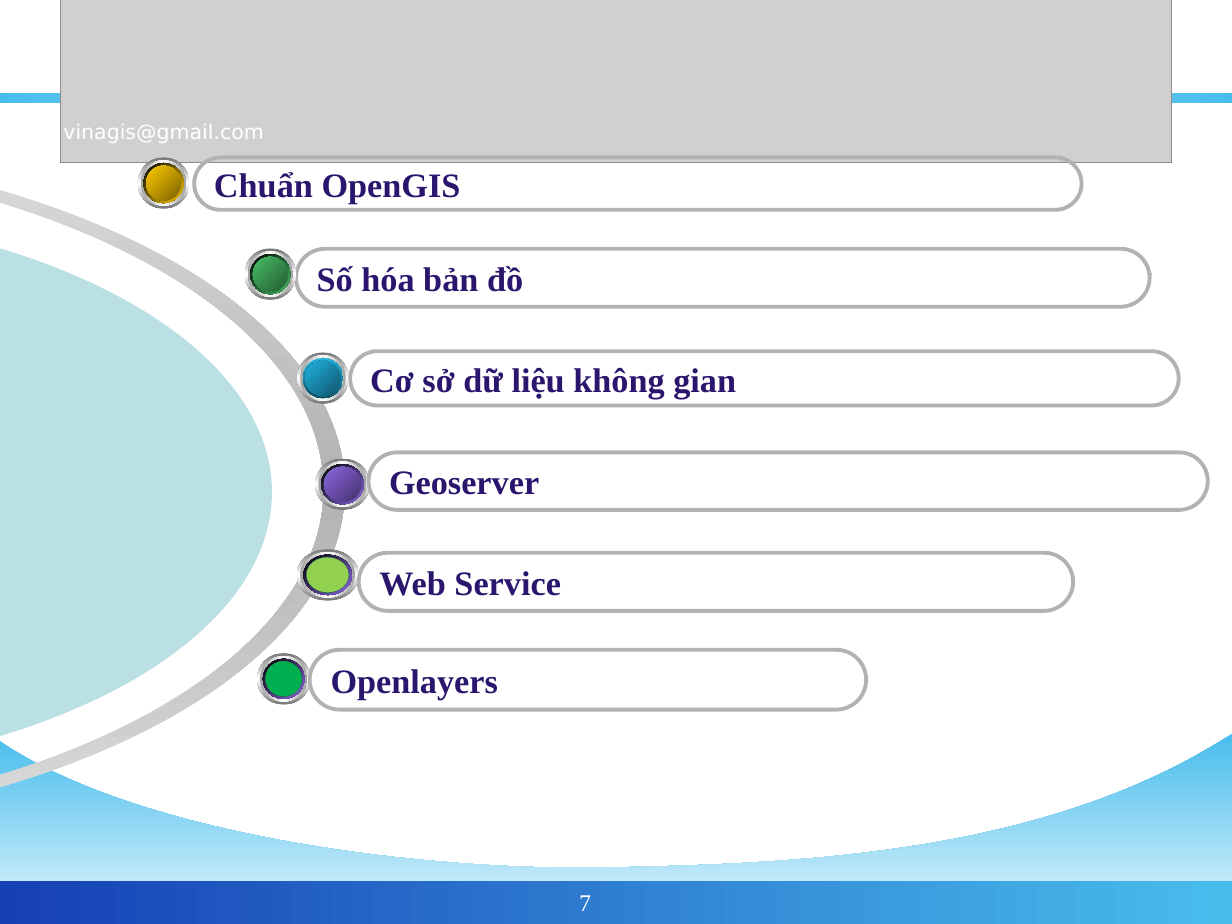
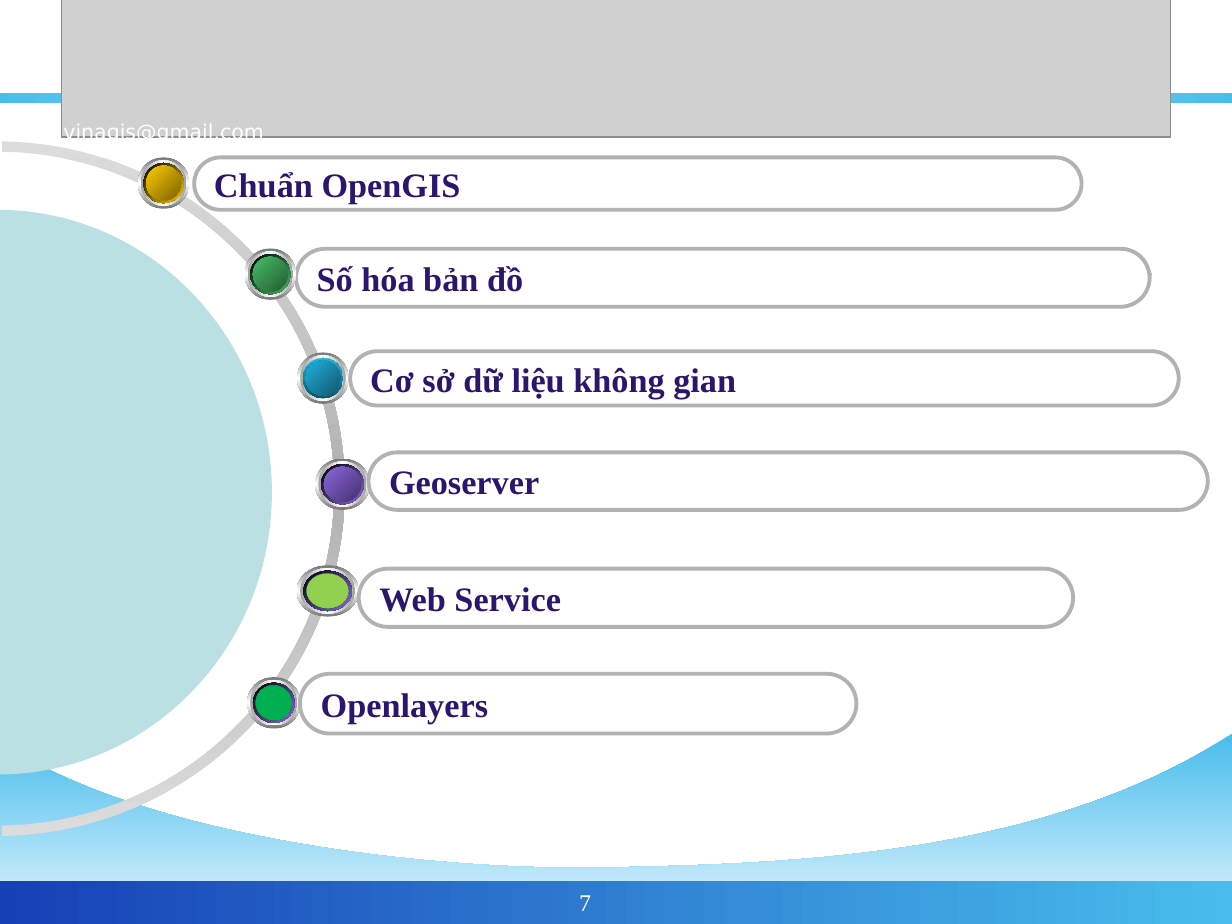
Before and after one commit to phamngsinh/cantho-webgis, a slide deck: slide 7 of Document/Bao Cao/BaoCaoLuanVan2.ppt. Drawn at 1232x924 pixels with LibreOffice and Linux fonts; fonts in the diff are those of the drawing; grey boxes stand for pictures; background and template pictures are left out. Boxes give left, top, right and bottom in pixels: in the first picture for what was removed or moved away, otherwise in the second. Text is boxed around its words. In the diff, an @@ line names an element or a change of style, - is before the commit and + after.

```diff
--- a/Document/Bao Cao/BaoCaoLuanVan2.ppt
+++ b/Document/Bao Cao/BaoCaoLuanVan2.ppt
@@ picture: place and size @@
-picture at <box>60,0,1170,163</box>
+picture at <box>62,0,1170,137</box>
@@ freeform shape at <box>0,141,344,836</box>: outline redrawn @@
@@ freeform shape at <box>0,210,272,774</box>: outline redrawn @@
@@ 6 ellipses, 1 rounded rectangle: place and size @@
-6 ellipses, 1 rounded rectangle at <box>297,549,1073,611</box>
+6 ellipses, 1 rounded rectangle at <box>297,565,1073,627</box>
@@ 6 ellipses, 1 rounded rectangle: place and size @@
-6 ellipses, 1 rounded rectangle at <box>257,649,866,710</box>
+6 ellipses, 1 rounded rectangle at <box>248,674,856,734</box>
```
Also in this commit, not shown: 28 other slides changed.
